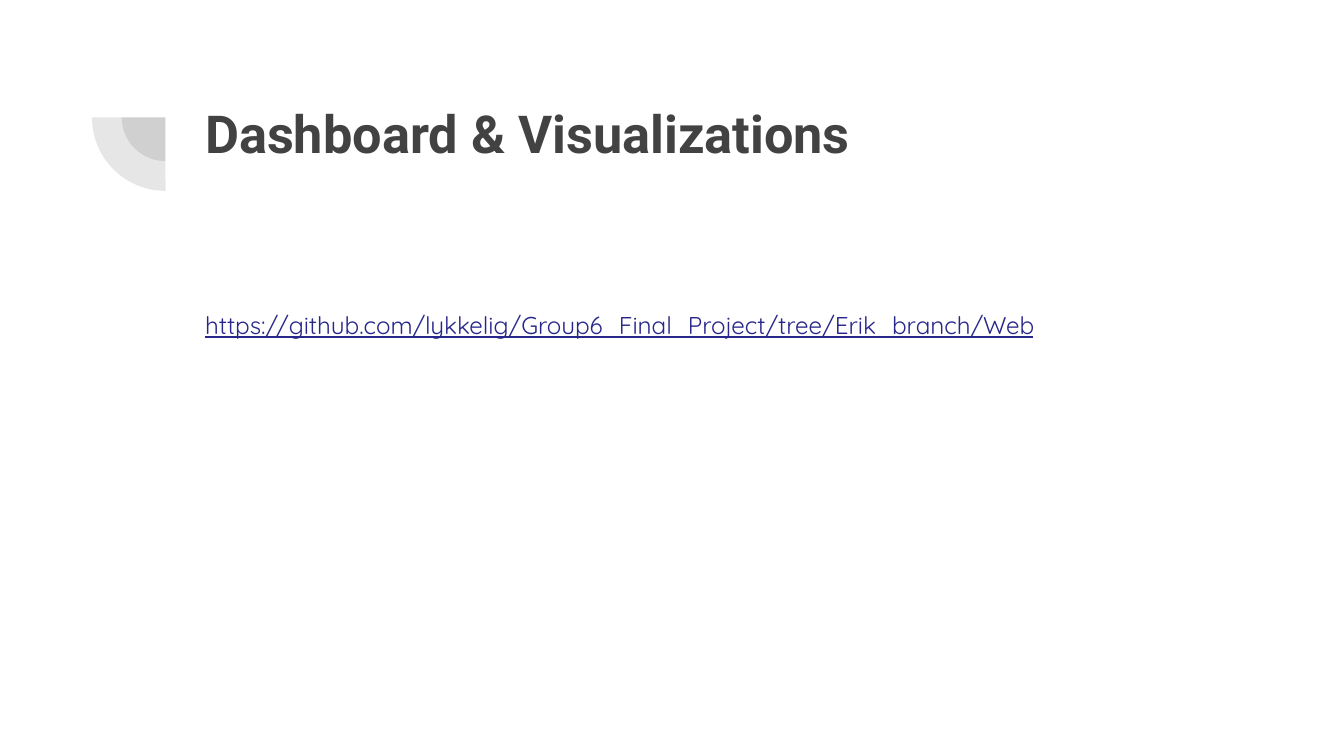
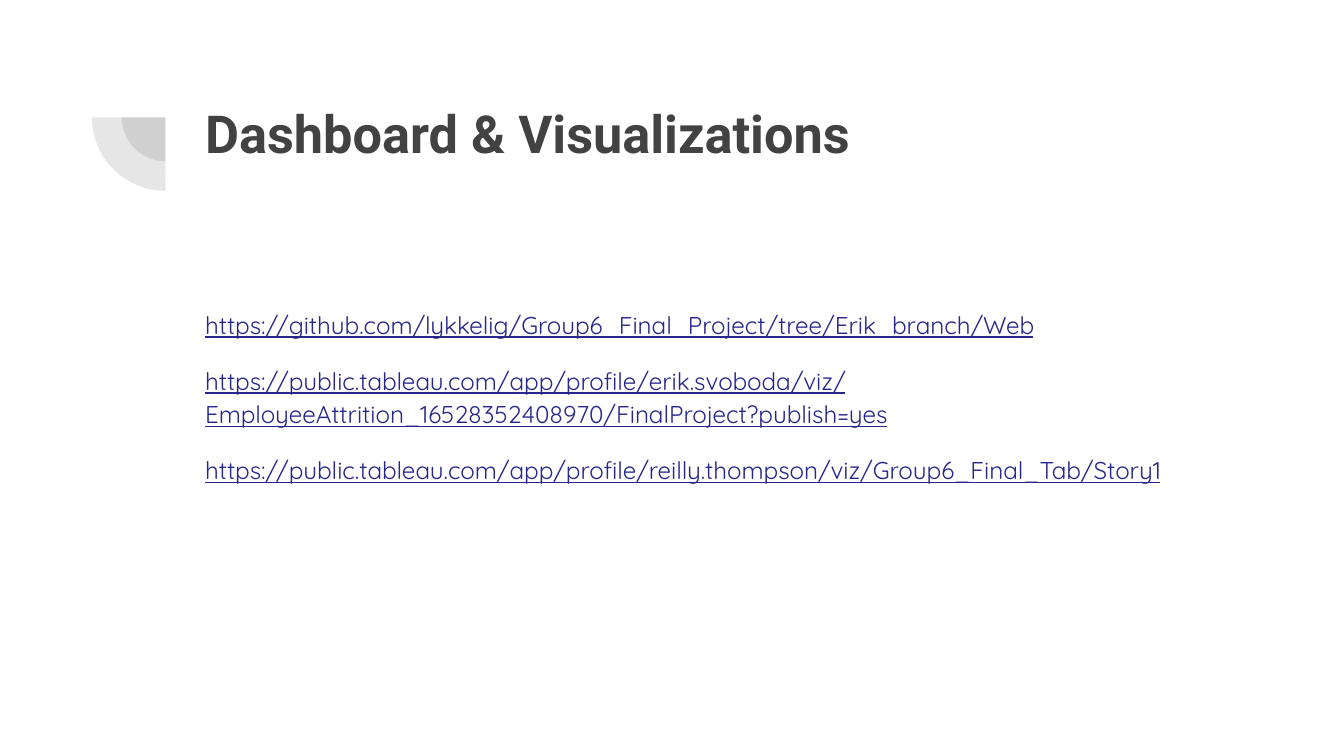
Before and after one commit to lykkelig/Group6_Final_Project, a slide deck: slide 16 of Presentation/Final Project Presentation.pptx. Drawn at 1344x756 pixels with LibreOffice and Linux fonts; fonts in the diff are those of the drawing. Boxes give left, top, right and bottom in pixels: in the first picture for what was removed or moved away, otherwise in the second. Text is boxed around its words. In the diff, an @@ line names an element or a change of style, - is before the commit and + after.

Commit message:
update powerpoint

```diff
--- a/Presentation/Final Project Presentation.pptx
+++ b/Presentation/Final Project Presentation.pptx
@@ text at box(205, 370, 1161, 484): paragraphs added @@
+https://public.tableau.com/app/profile/erik.svoboda/viz/EmployeeAttrition_16528352408970/FinalProject?publish=yes
+https://public.tableau.com/app/profile/reilly.thompson/viz/Group6_Final_Tab/Story1
```
Also in this commit, not shown: 1 other slide changed.
